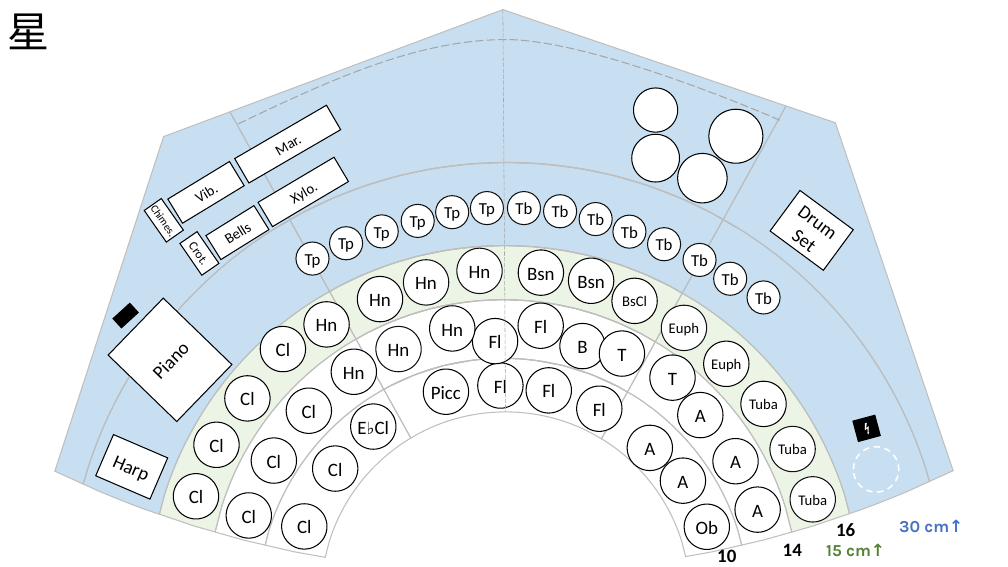
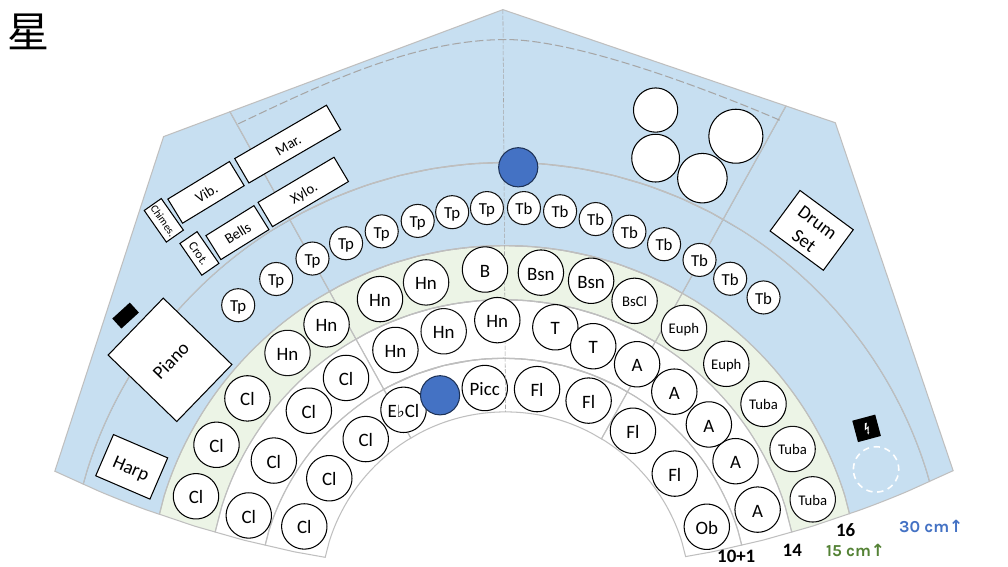
Before and after one commit to ChenHsuanTu/K19, a slide deck: slide 4 of doc/KAO19.pptx. Drawn at 1008x567 pixels with LibreOffice and Linux fonts; fonts in the diff are those of the drawing. Boxes give left, top, right and bottom in pixels: in the first picture for what was removed or moved away, otherwise in the second. Text is boxed around its words. In the diff, an @@ line names an element or a change of style, - is before the commit and + after.

```diff
--- a/doc/KAO19.pptx
+++ b/doc/KAO19.pptx
@@ ellipse added at (499, 147, 538, 187), fill #4472C4, outline #1E3256 1 pt @@
@@ ellipse added at (259, 262, 293, 296), fill #FFFFFF, outline #111111 1 pt, 16 pt, text #000000 @@
+Tp
@@ ellipse "B": place and size @@
-ellipse "B" at (560, 324, 606, 369)
+ellipse "B" at (463, 247, 508, 293)
@@ ellipse added at (222, 289, 255, 322), fill #FFFFFF, outline #111111 1 pt, 16 pt, text #000000 @@
+Tp
@@ ellipse "Hn": place and size @@
-ellipse "Hn" at (430, 306, 475, 352)
+ellipse "Hn" at (475, 298, 520, 343)
@@ ellipse "Hn": place and size @@
-ellipse "Hn" at (331, 349, 377, 395)
+ellipse "Hn" at (373, 327, 418, 373)
@@ ellipse "Hn": place and size @@
-ellipse "Hn" at (376, 327, 421, 372)
+ellipse "Hn" at (421, 309, 467, 354)
@@ ellipse removed at (518, 303, 563, 349) @@
-Fl
@@ ellipse "T": place and size @@
-ellipse "T" at (600, 331, 645, 377)
+ellipse "T" at (533, 305, 578, 350)
@@ ellipse "T": place and size @@
-ellipse "T" at (650, 355, 696, 401)
+ellipse "T" at (571, 324, 616, 369)
@@ ellipse "Hn": place and size @@
-ellipse "Hn" at (457, 248, 502, 293)
+ellipse "Hn" at (265, 330, 310, 376)
@@ ellipse "Cl": place and size @@
-ellipse "Cl" at (260, 327, 306, 372)
+ellipse "Cl" at (324, 355, 369, 401)
@@ ellipse "A": place and size @@
-ellipse "A" at (678, 392, 723, 438)
+ellipse "A" at (615, 342, 660, 387)
@@ ellipse "E♭Cl": place and size @@
-ellipse "E♭Cl" at (351, 404, 396, 449)
+ellipse "E♭Cl" at (381, 387, 426, 433)
@@ ellipse added at (420, 376, 460, 415), fill #4472C4, outline #1E3256 1 pt @@
@@ ellipse "Picc": place and size @@
-ellipse "Picc" at (423, 369, 469, 414)
+ellipse "Picc" at (462, 365, 507, 411)
@@ ellipse "Fl": place and size @@
-ellipse "Fl" at (478, 363, 523, 408)
+ellipse "Fl" at (514, 367, 560, 412)
@@ ellipse "Fl": place and size @@
-ellipse "Fl" at (526, 368, 572, 413)
+ellipse "Fl" at (566, 378, 612, 423)
@@ ellipse "A": place and size @@
-ellipse "A" at (628, 425, 673, 470)
+ellipse "A" at (652, 369, 697, 414)
@@ ellipse added at (343, 417, 389, 462), fill #FFFFFF, outline #000000 1 pt, 18 pt, text #000000 @@
+Cl
@@ ellipse "Fl": place and size @@
-ellipse "Fl" at (577, 386, 622, 432)
+ellipse "Fl" at (610, 408, 656, 454)
@@ ellipse "A": place and size @@
-ellipse "A" at (660, 458, 706, 504)
+ellipse "A" at (687, 402, 732, 447)
@@ ellipse "Cl": place and size @@
-ellipse "Cl" at (312, 446, 358, 492)
+ellipse "Cl" at (307, 456, 352, 501)
@@ ellipse "Fl": place and size @@
-ellipse "Fl" at (473, 318, 518, 364)
+ellipse "Fl" at (653, 451, 698, 497)
@@ text at (717, 546, 755, 562): text changed @@
-10
+10+1
```
Also in this commit, not shown: 2 other slides changed, 3 slides added, 3 other files.
